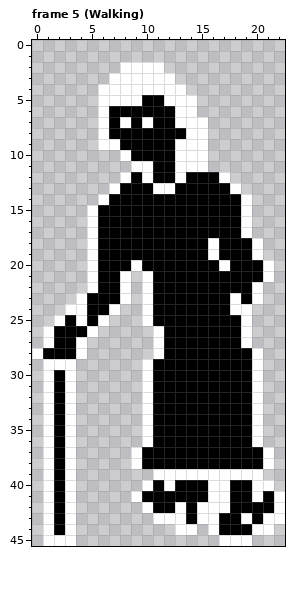
One commit to this pixel-art file: Assets/Aseprite/New/Grandma.aseprite. The picture above is the old version.
23x46 pixels, 5 frames. Shown: frame 5 (Walking). The commit also changed other frames, which this record leaves out.
New version:
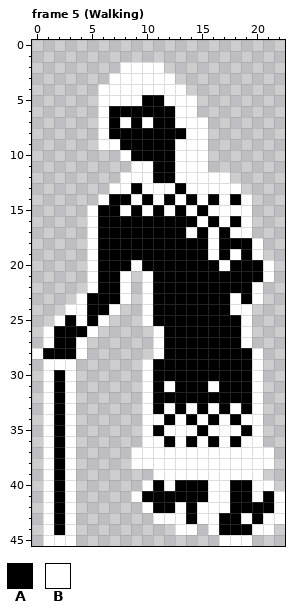
Palette (. is transparent): A #000000  B #ffffff
Difference:
layer "Plain/Body" added
layer "Plain/Left Leg" added
layer "Plain/Right Leg" added
layer "Plain/Right Arm" added
layer "Plain/Left Arm" added
layer "Detailed" added
layer "Body" removed
layer "Left Leg" removed
layer "Right Leg" removed
layer "Right Arm" removed
layer "Left Arm" removed
Frame 5 (Walking), layer "Detailed":
y 12: x 9 A -> B; x 14..16 AAA -> BBB
y 13: x 8 A -> B; x 10 A -> B; x 14..17 AAAA -> BBBB
y 14: x 9 A -> B; x 11 A -> B; x 13 A -> B; x 15 A -> B; x 17 A -> B
y 15: x 8 A -> B; x 10 A -> B; x 12 A -> B; x 14 A -> B; x 16..18 AAA -> BBB
y 16: x 15 A -> B; x 17 A -> B
y 17: x 14 A -> B; x 16 A -> B; x 18 A -> B
y 19: x 18 A -> B
y 31: x 12 A -> B; x 16 A -> B
y 33: x 12 A -> B; x 14 A -> B; x 16 A -> B; x 18 A -> B
y 34: x 11 A -> B; x 13 A -> B; x 15 A -> B; x 17 A -> B; x 19 A -> B
y 35: x 12..14 AAA -> BBB; x 16..18 AAA -> BBB
y 36: x 11 A -> B; x 13 A -> B; x 15 A -> B; x 17 A -> B; x 19 A -> B
y 37..38: x 10..20 AAAAAAAAAAA -> BBBBBBBBBBB
Pixel boxes of the changes (left, top, right, bottom) in both pictures:
changed: (120, 172, 241, 260)
changed: (142, 381, 263, 469)
